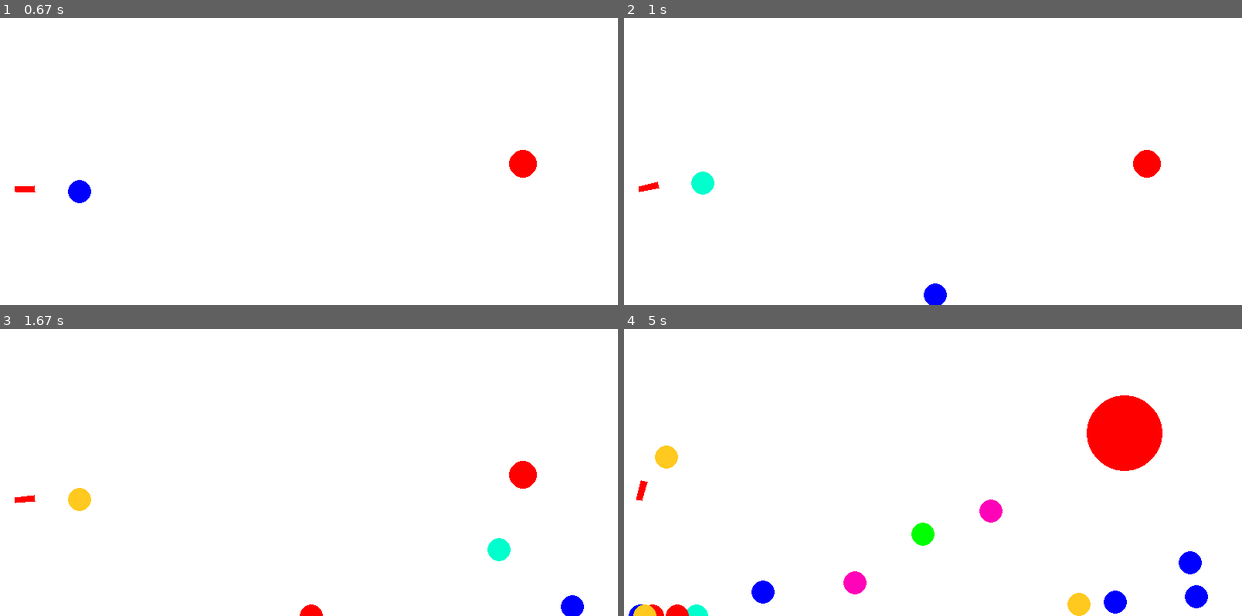
Above: before the commit, frames 1-4 (two rows, left to right).
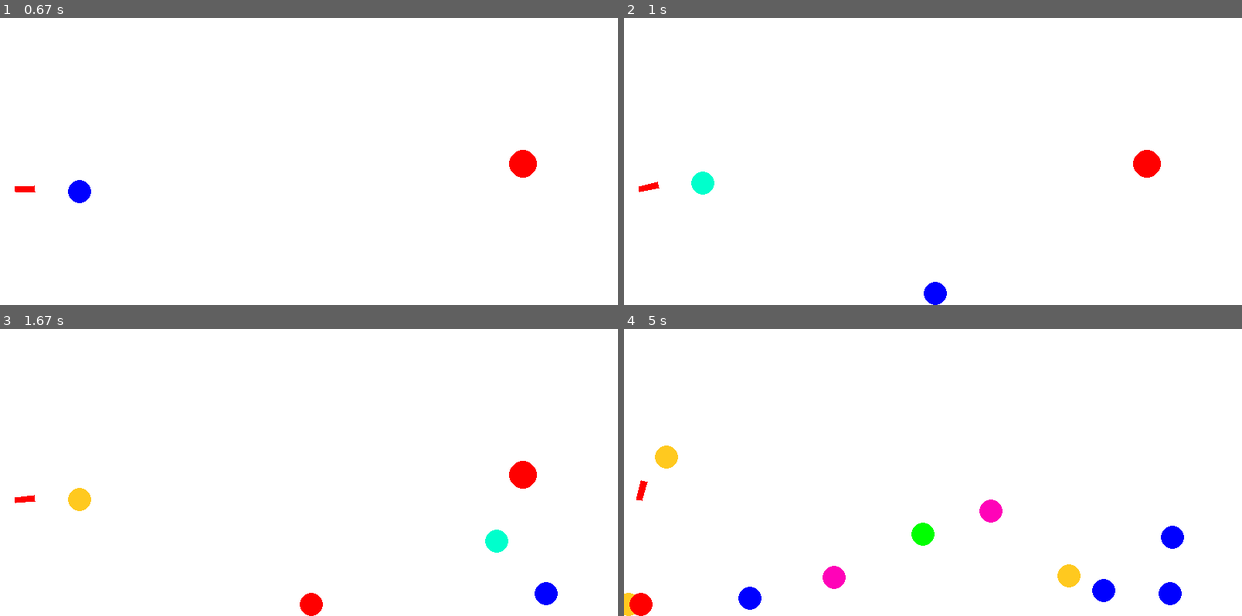
Above: after the commit, the same moments.

Repository: Bcrfntkm/python2021
Game: pygame game, started from lab8/gun.py
Two runs of this game, one before a commit and one after it. Both use one fixed random seed, a clock stepped at 60 frames per second and the inputs below.
Inputs (mouse positions are in pixels of both pictures, inside the frame that each line leads up to):
- Up to frame 1 (0.67 s): press the mouse at (160, 78) at 0.37 s; move the mouse to (265, 127) at 0.47 s; release the mouse at (370, 175) at 0.6 s
- Up to frame 2 (1 s): press the mouse at (784, 78) at 0.7 s; move the mouse to (895, 95) at 0.8 s; release the mouse at (1007, 112) at 0.93 s
- Up to frame 3 (1.67 s): press the mouse at (160, 389) at 1.03 s; move the mouse to (222, 446) at 1.13 s; release the mouse at (278, 504) at 1.27 s; press the mouse at (160, 389) at 1.37 s; move the mouse to (315, 423) at 1.47 s; release the mouse at (469, 458) at 1.6 s
- Up to frame 4 (5 s): press the mouse at (784, 389) at 1.7 s; move the mouse to (963, 446) at 1.8 s; release the mouse at (1149, 506) at 1.93 s; press the mouse at (784, 389) at 2.03 s; move the mouse to (920, 346) at 2.13 s; release the mouse at (outside the picture) at 2.27 s; press the mouse at (784, 389) at 2.37 s; move the mouse to (926, 329) at 2.47 s; release the mouse at (outside the picture) at 2.6 s; press the mouse at (784, 389) at 2.7 s; move the mouse to (790, 346) at 2.8 s; release the mouse at (outside the picture) at 2.93 s; press the mouse at (784, 389) at 3.03 s; move the mouse to (766, 472) at 3.13 s; release the mouse at (747, 555) at 3.27 s; press the mouse at (784, 389) at 3.37 s; move the mouse to (797, 403) at 3.47 s; release the mouse at (809, 420) at 3.6 s; press the mouse at (784, 389) at 3.7 s; move the mouse to (957, 440) at 3.8 s; release the mouse at (1124, 495) at 3.93 s; press the mouse at (784, 389) at 4.03 s; move the mouse to (outside the picture) at 4.13 s; release the mouse at (outside the picture) at 4.27 s; press the mouse at (784, 389) at 4.37 s; move the mouse to (784, 423) at 4.47 s; release the mouse at (778, 461) at 4.6 s; press the mouse at (784, 389) at 4.7 s; move the mouse to (747, 346) at 4.8 s; release the mouse at (outside the picture) at 4.93 s

Frame 1 is identical in both runs. In frame 2, less than 0.1% of the frame differs, in the area x 48-53%, y 91-100%; in frame 3, 0.8%; in frame 4, 5.7%, in the area x 0-95%, y 23-100%.

Commit message:
Improving of classes 'Ball' and 'Target'

Diff:
--- a/lab8/gun.py
+++ b/lab8/gun.py
@@ -8,6 +8,7 @@
 g = -2
 k = -0.01
 ax = ay = 0.91
+interval = 91
 
 RED = 0xFF0000
 BLUE = 0x0000FF
@@ -39,6 +40,7 @@
         self.vy = -100
         self.color = choice(GAME_COLORS)
         self.live = 30
+        self.flag = True
 
     def move(self):
         """Переместить мяч по прошествии единицы времени.
@@ -52,6 +54,8 @@
         self.y -= self.vy + g
         self.vy += g + k * self.vy
         self.vx += k * self.vx
+        if abs(self.vy) < 1.3 and abs(self.vx) < 1.3:
+            self.flag = False
 
 
     def draw(self):
@@ -62,11 +66,12 @@
             self.r
         )
 
-    def hittest(self, obj: tuple, wall: tuple):
+    def hittest(self, obj, wall: tuple):
         """Функция проверяет сталкивалкивается ли данный обьект с целью, описываемой в обьекте obj.
 
         Args:
             obj: Обьект, с которым проверяется столкновение.
+            wall: Объект стена, с которым тоже проверяется столкновение
         Returns:
             Возвращает True в случае столкновения мяча и цели. В противном случае возвращает False.
         """
@@ -163,6 +168,7 @@
         self.points = 0
         self.live = 1
         self.new_target()
+        self.shoots = 1
 
     def new_target(self):
         """ Инициализация новой цели. """
@@ -191,11 +197,16 @@
 finished = False
 
 while not finished:
+    interval += 1
     screen.fill(WHITE)
     gun.draw()
-    target.draw()
+    if interval > 90:
+        target.draw()
     for b in balls:
-        b.draw()
+        if b.flag:
+            b.draw()
+        else:
+            balls.remove(b)
     pygame.display.update()
 
     clock.tick(FPS)
@@ -211,10 +222,14 @@
 
     for b in balls:
         b.move()
-        if b.hittest(target, (HEIGHT, WIDTH)) and target.live:
+        if b.hittest(target, (HEIGHT-b.r, WIDTH-b.r)) and target.live:
+            interval = 0
             target.live = 0
             target.hit()
-            target.new_target()
+        elif target.live:
+            target.shoots += 1
+    if interval == 90:
+        target.new_target()
     gun.power_up()
 
 pygame.quit()
